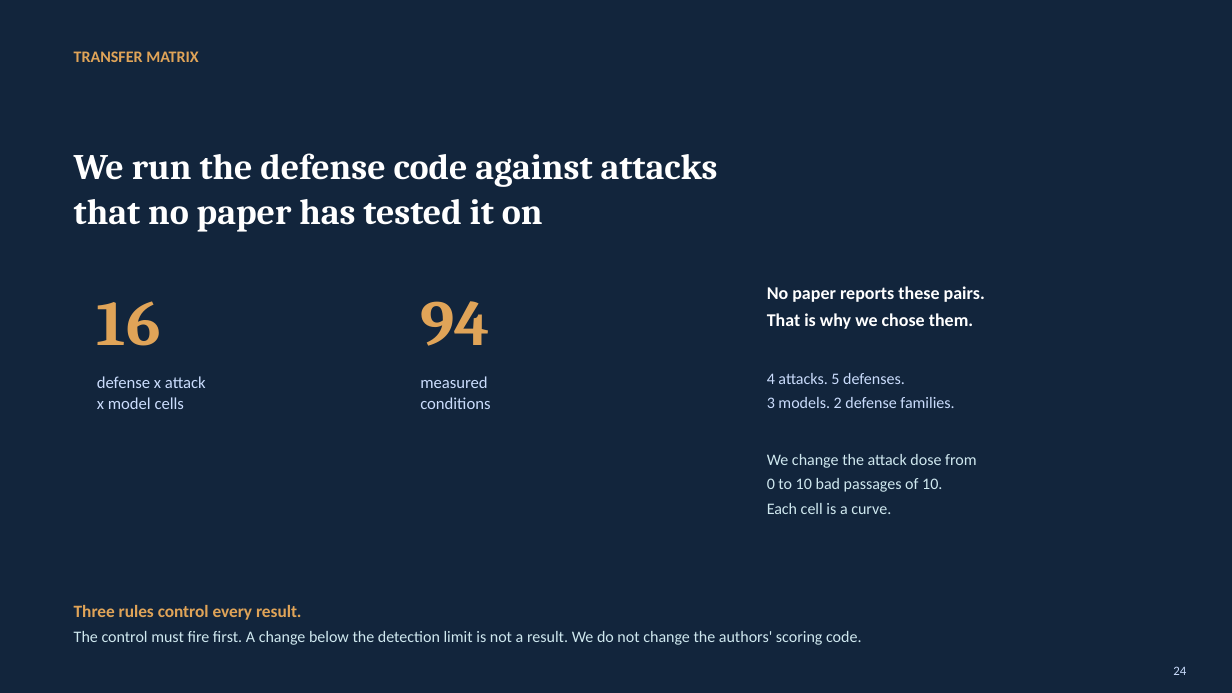
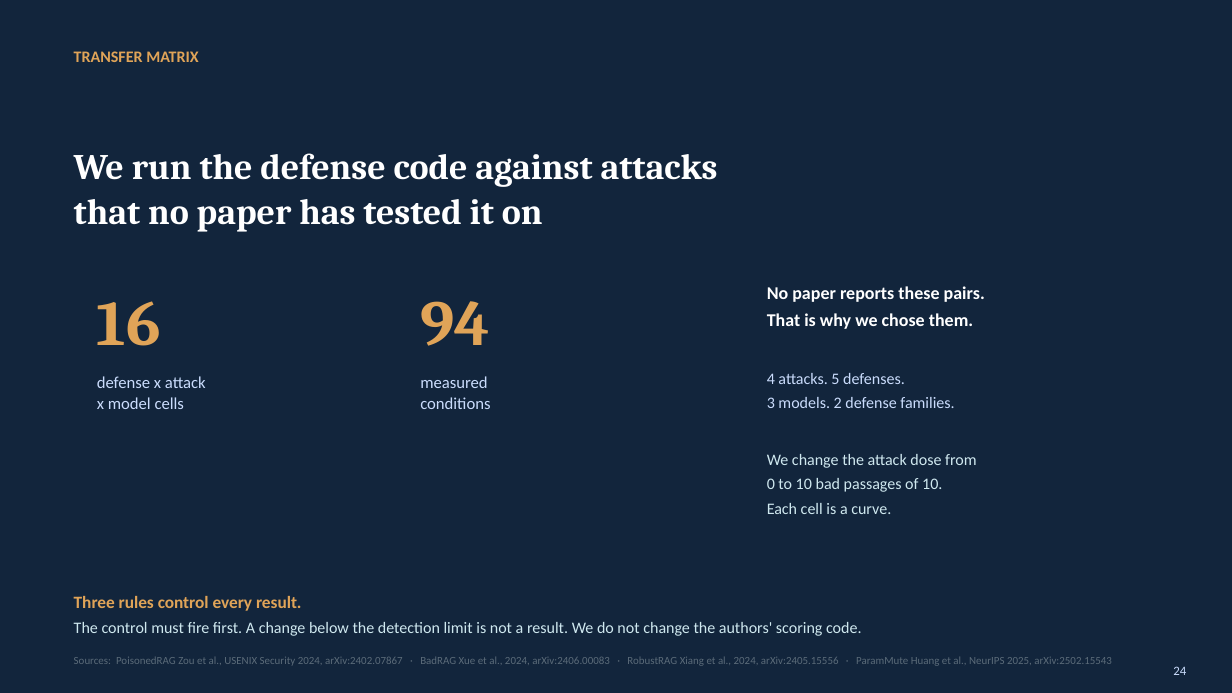
Before and after one commit to Nyamtulla/context_poison, a slide deck: slide 24 of context_sok_results_presentation.pptx. Drawn at 1232x693 pixels with LibreOffice and Linux fonts; fonts in the diff are those of the drawing. Boxes give left, top, right and bottom in pixels: in the first picture for what was removed or moved away, otherwise in the second. Text is boxed around its words. In the diff, an @@ line names an element or a change of style, - is before the commit and + after.

```diff
--- a/context_sok_results_presentation.pptx
+++ b/context_sok_results_presentation.pptx
@@ text "Three rules control every result.": place and size @@
-text "Three rules control every result." at [74, 605, 862, 645]
+text "Three rules control every result." at [74, 596, 862, 636]
@@ text added at [74, 657, 1112, 666], 8.5 pt, text #5B6B79 @@
+Sources: PoisonedRAG Zou et al., USENIX Security 2024, arXiv:2402.07867 · BadRAG Xue et al., 2024, arXiv:2406.00083 · RobustRAG Xiang et al., 2024, arXiv:2405.15556 · ParamMute Huang et al., NeurIPS 2025, arXiv:2502.15543
```
Also in this commit, not shown: 10 other slides changed, 2 other files.
